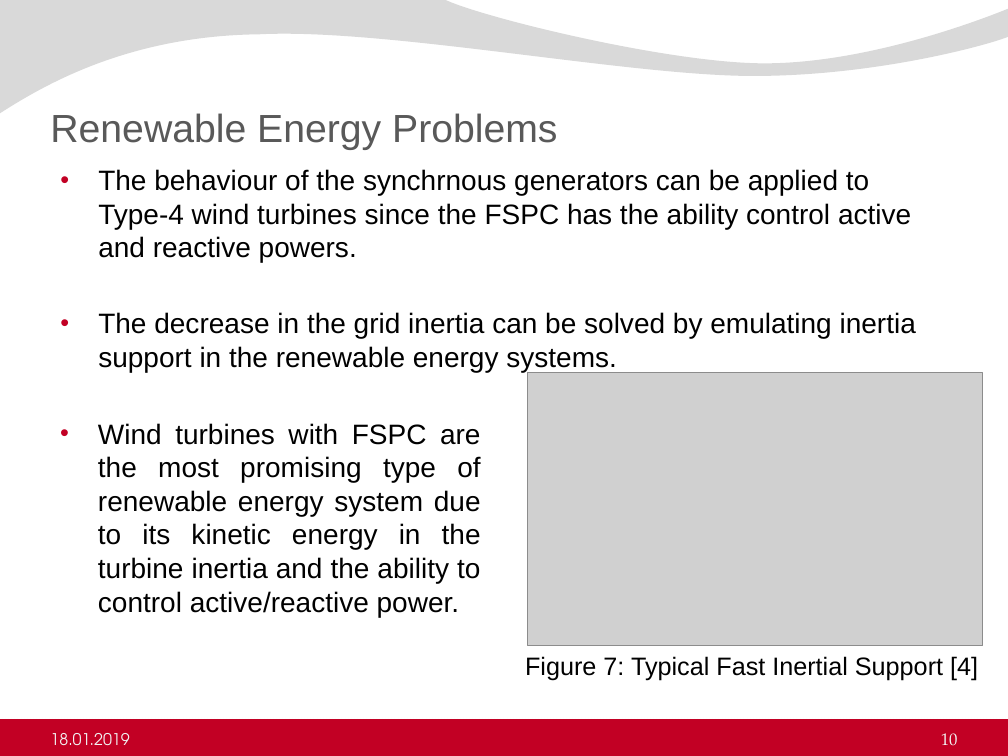
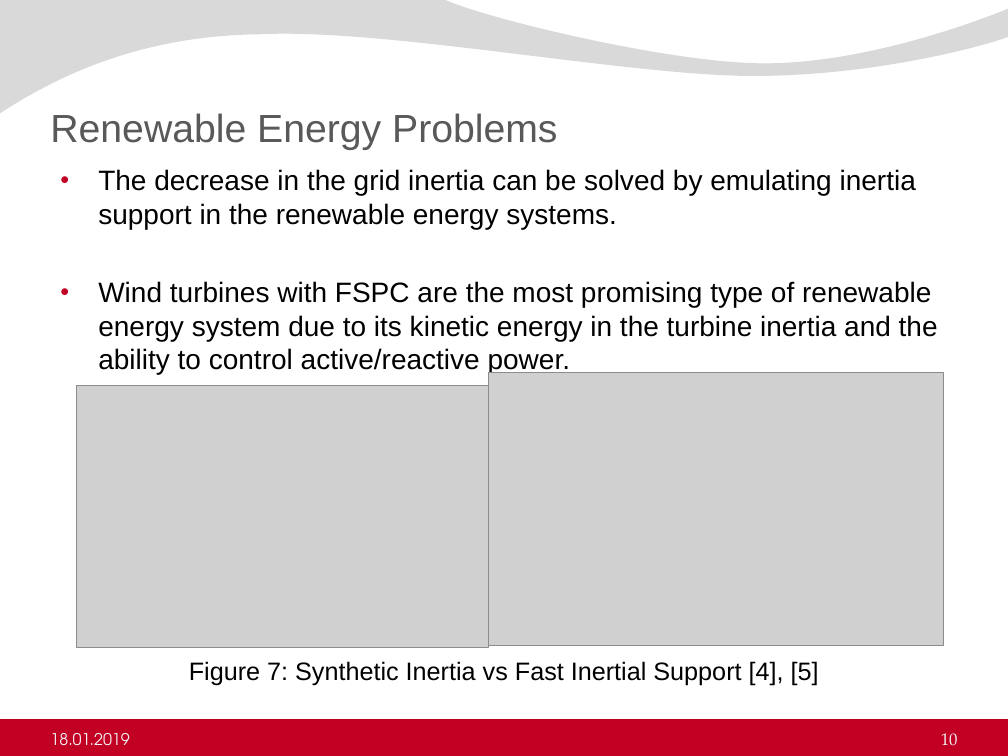
Before and after one commit to ErencanDuymaz/Research, a slide deck: slide 10 of Thesis/Thesis Defence/Erencan_Duymaz_thesis_defence.pptx. Drawn at 1008x756 pixels with LibreOffice and Linux fonts; fonts in the diff are those of the drawing; grey boxes stand for pictures; background and template pictures are left out. Boxes give left, top, right and bottom in pixels: in the first picture for what was removed or moved away, otherwise in the second. Text is boxed around its words. In the diff, an @@ line names an element or a change of style, - is before the commit and + after.

```diff
--- a/Thesis/Thesis Defence/Erencan_Duymaz_thesis_defence.pptx
+++ b/Thesis/Thesis Defence/Erencan_Duymaz_thesis_defence.pptx
@@ text at box(98, 169, 911, 263): paragraph removed @@
-• The behaviour of the synchrnous generators can be applied to Type-4 wind turbines since the FSPC has the ability control active and reactive powers.
@@ text at box(98, 281, 938, 375): paragraph added @@
+• Wind turbines with FSPC are the most promising type of renewable energy system due to its kinetic energy in the turbine inertia and the ability to control active/reactive power.
@@ picture added at box(77, 386, 488, 648) @@
@@ picture: place and size @@
-picture at box(528, 373, 983, 646)
+picture at box(488, 373, 942, 646)
@@ text removed at box(98, 423, 481, 617) @@
-• Wind turbines with FSPC are the most promising type of renewable energy system due to its kinetic energy in the turbine inertia and the ability to control active/reactive power.
@@ text at box(189, 661, 819, 685): text changed @@
-Figure 7: Typical Fast Inertial Support [4]
+Figure 7: Synthetic Inertia vs Fast Inertial Support [4], [5]
```
Also in this commit, not shown: 14 other slides changed, 1 slide added, 2 other files.
